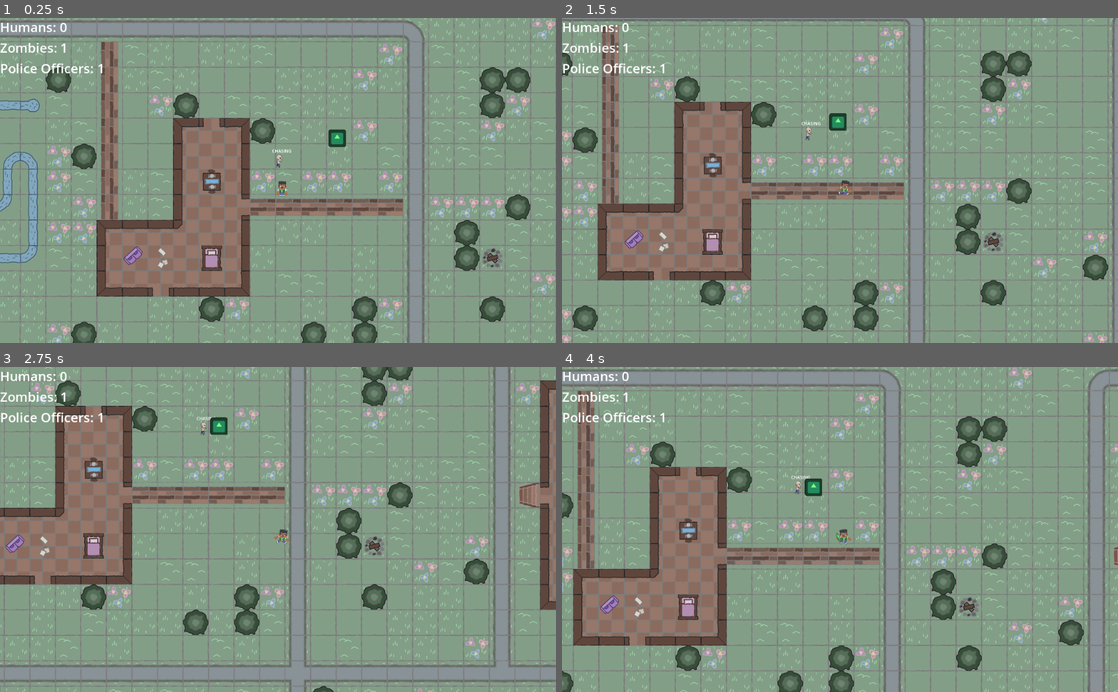
Above: before the commit, frames 1-4 (two rows, left to right).
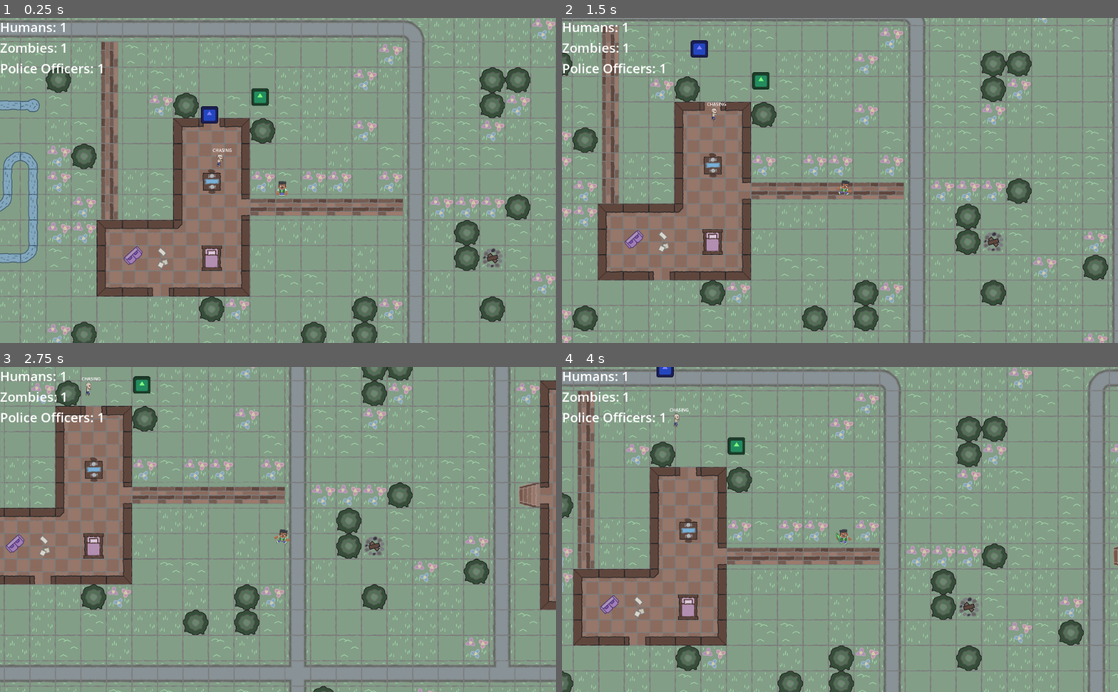
Above: after the commit, the same moments.

Repository: padraik/JamSepticEye
Game: Godot game, scene res://scenes/main.tscn
The game is run twice, just before and just after one commit, with the same random seed, the same clock (stepped at 60 frames per second) and the same inputs. The engine's default icon, where the game draws it, is replaced by a stand-in: a white triangle on a blue panel in a dark square.
Inputs:
- Up to frame 1 (0.25 s): no input
- Up to frame 2 (1.5 s): tap Enter (ui_accept) at 0.5, 0.77 s; hold D (move_right) 0.53-1.28 s; hold S (move_down) from 1.28 s (still down)
- Up to frame 3 (2.75 s): tap Enter (ui_accept) at 1.52 s; release S (move_down) at 2.03 s; hold D (move_right) from 2.03 s (still down)
- Up to frame 4 (4 s): release D (move_right) at 2.78 s; hold W (move_up) 2.78-3.53 s; tap Enter (ui_accept) at 3.02, 3.77 s; hold A (move_left) from 3.53 s (still down)

The runs differ from the first frame. In frame 1, 0.6% of the frame differs, in the area x 10-63%, y 1-47%; in frame 2, 0.6%; in frame 3, 0.5%; in frame 4, 0.6%.

Commit message:
attempting LOS fix again

Diff:
--- a/scenes/main.tscn
+++ b/scenes/main.tscn
@@ -6,6 +6,7 @@
 [ext_resource type="PackedScene" uid="uid://c6g25npt406j7" path="res://scenes/zombie.tscn" id="5_tefeu"]
 [ext_resource type="PackedScene" uid="uid://lcfxothp2kgy" path="res://scenes/ui.tscn" id="6_abcde"]
 [ext_resource type="PackedScene" uid="uid://b6oqvjg3p0k2v" path="res://scenes/police_officer.tscn" id="6_o6xl0"]
+[ext_resource type="PackedScene" uid="uid://d1c2b3a4e5f6" path="res://scenes/human.tscn" id="7_o6xl0"]
 
 [node name="Main" type="Node2D"]
 script = ExtResource("1_jg0ve")
@@ -34,7 +35,10 @@
 [node name="HUD" parent="GameUI" instance=ExtResource("6_abcde")]
 
 [node name="Zombie" parent="." instance=ExtResource("5_tefeu")]
-position = Vector2(839, 261)
+position = Vector2(644, 271)
 
 [node name="PoliceOfficer" parent="." instance=ExtResource("6_o6xl0")]
-position = Vector2(1073, 168)
+position = Vector2(789, 16)
+
+[node name="Human" parent="." instance=ExtResource("7_o6xl0")]
+position = Vector2(610, 116)
Not shown: 1 places in scenes/main.tscn that only renumber resources
